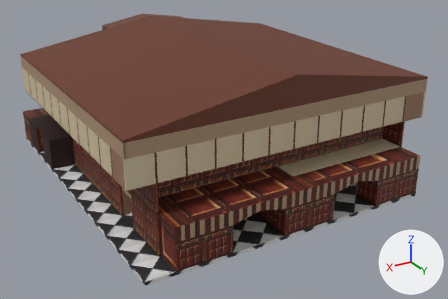
Renders of the FBX model Assets/HallMain.fbx from each side of a commit.
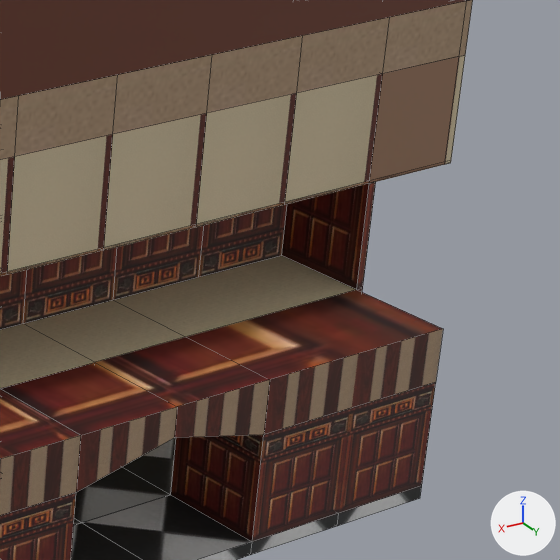
Old and new are each drawn whole from a 50 mm lens placed at (35.6, 28.1, 21.3), pointed at (11.9, -11.3, 1.6) and again close up on the part from 71% to 100% of the width and 26% to 70% of the height. The lights are fixed; the arrows at lower right show +X, +Y and +Z. The close-ups show mesh edges as thin lines. Where no turn or scale is listed for an object, it has been applied to the vertices. Vertices at the same position are counted once.

The first close-up shows 'HallFloorTiles', 'HallWallB0TunnelLeft', 'HallWallB0TunnelLeft.001', 'HallWallB1Back', 'HallWallB1Left', 'HallWallF1Back_1', 'HallWallF1Back_2', 'HallWallF2Back_2', 'HallWallF3RooftopBack'.
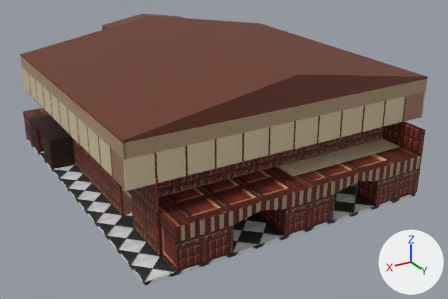
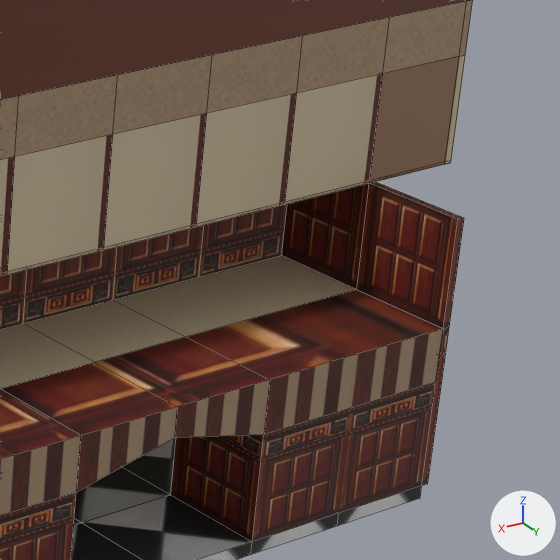
Location of each change, (x1, y1, x2, y2) in pixels of the close-ups (560 x 560 px):
'HallWallB1Left', reshaped
    before: (282, 182, 376, 290)
    after: (282, 182, 464, 329)
'HallWallB0Left.002', added (brown)
    after: (422, 354, 446, 485)
'HallWallB1Left.001', reshaped
    before: (357, 288, 363, 292)
    after: (439, 327, 449, 356)
part 1 of me_hallwall_0_15x2x0_000, added
    after: (439, 327, 449, 356)
part 2 of me_hallwall_0_15x2x2, added (red)
    after: (357, 182, 464, 329)

The change, as a list of edits to the scene's bpy script:
```text
Change me_hallwall_0_15x2x0_000:
    used by ob_hallwallb1left_001; location = (1.85, -26.0, 2.5)
    remove me_hallwall_0_15x2x0_000.from_pydata(...)  # 96 vertices, 72 faces; spans x 0.0..0.2, y 0.0..24.0, z 0.0..0.5
    remove me_hallwall_0_15x2x0_000.materials.append(mat_wall_002)  # picture img_wall1_jpg
    add me_hallwall_0_15x2x0_000.from_pydata(...)  # 104 vertices, 78 faces; spans x 0.0..0.2, y 0.0..26.0, z 0.0..0.5
    me_hallwall_0_15x2x0_000 part 1: a new loose piece, a box spanning x 0.0..0.15, y 24.0..26.0, z 0.0..0.5, in mat_wall_003 (picture img_wall1_jpg)
    add me_hallwall_0_15x2x0_000.materials.append(mat_wall_003)  # picture img_wall1_jpg
Change me_hallwall_0_15x2x2:
    used by ob_hallwallb1left; location = (1.85, -26.0, 3.0)
    remove me_hallwall_0_15x2x2.from_pydata(...)  # 96 vertices, 72 faces; spans x 0.0..0.2, y 0.0..24.0, z 0.0..2.0
    add me_hallwall_0_15x2x2.from_pydata(...)  # 104 vertices, 78 faces; spans x 0.0..0.2, y 0.0..26.0, z 0.0..2.0
    me_hallwall_0_15x2x2 part 2: a new loose piece, a box spanning x 0.0..0.15, y 24.0..26.0, z 0.0..2.0, in mat_wall_009 (picture img_wall1_jpg)
Add me_hallwall_0_15x2x2_5_1:
    me_hallwall_0_15x2x2_5_1.from_pydata(...)  # a box spanning x 0.0..0.15, y 0.0..2.0, z 0.0..2.5
    me_hallwall_0_15x2x2_5_1.materials.append(mat_wall)  # picture img_wall1_jpg
Add ob_hallwallb0left_002:
    ob_hallwallb0left_002 = bpy.data.objects.new('HallWallB0Left.002', me_hallwall_0_15x2x2_5_1)
    ob_hallwallb0left_002.location = (1.85, -2.0, 0.0)
```
